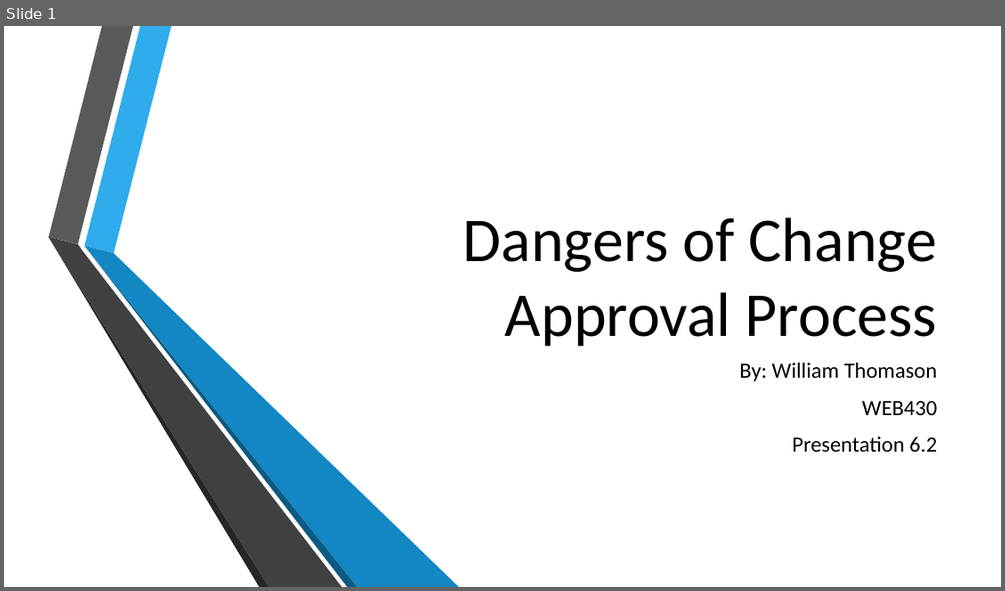
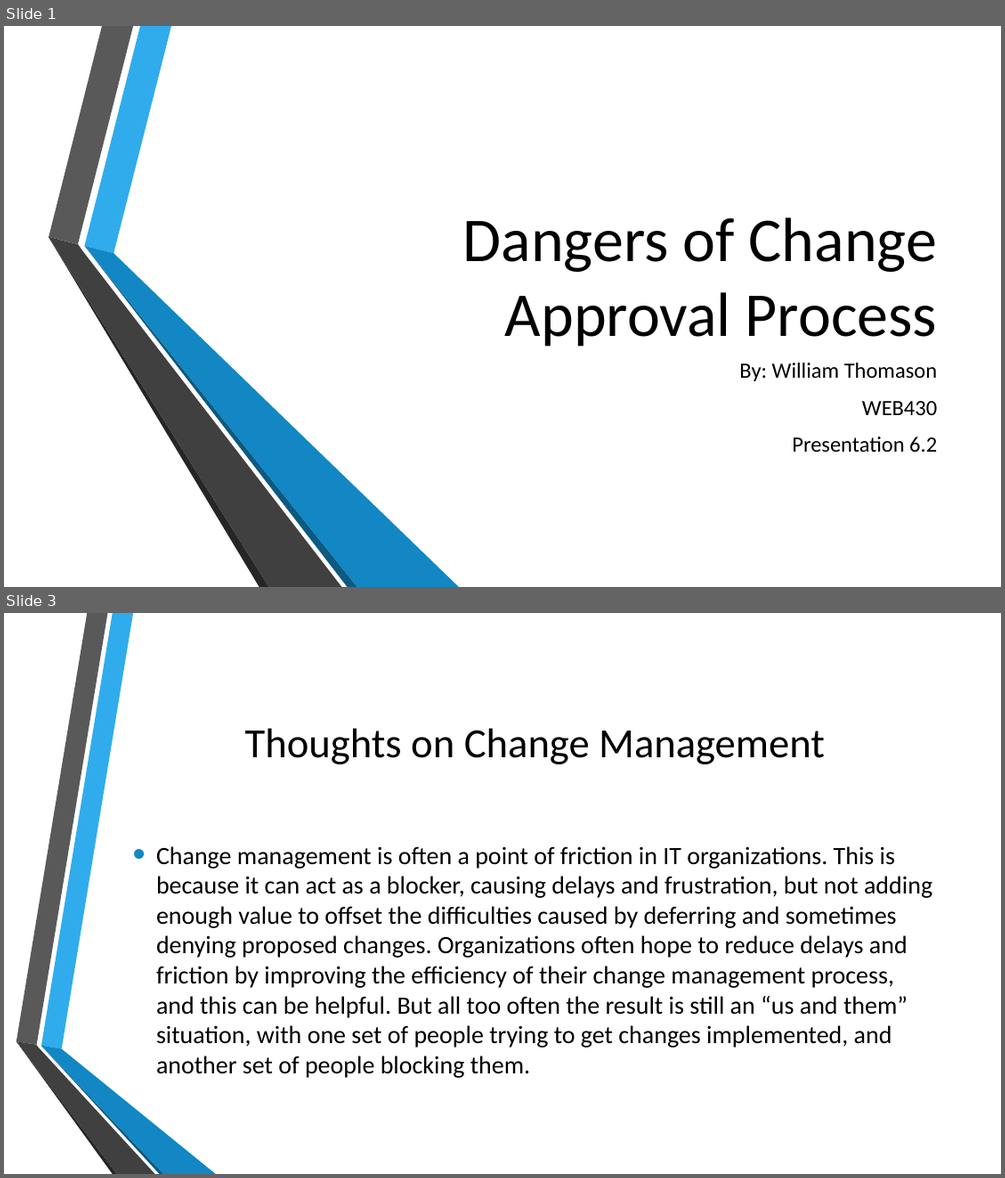
Before and after one commit to wthomason/web-430, a slide deck: week-6/thomason-presentation-6.2/thomason-presentation-6.2.pptx. Shown one above the other, each under a label of ours: slide 1 before the commit, slides 1 and 3 after it; the slides between them are not shown. The pictures are 1005x591 and 1005x1178 pixels, drawn with LibreOffice and Linux fonts; fonts in the diff are those of the drawing; background and template pictures are left out. Boxes give left, top, right and bottom in pixels: in the first picture for what was removed or moved away, otherwise in the second. Text is boxed around its words. In the diff, an @@ line names an element or a change of style, - is before the commit and + after.

```diff
--- a/week-6/thomason-presentation-6.2/thomason-presentation-6.2.pptx
+++ b/week-6/thomason-presentation-6.2/thomason-presentation-6.2.pptx
@@ slide 3 added at [4,613,1001,1174], background picture (left out) @@
@@ title added at [245,728,825,764], 40 pt, text #000000 @@
+Thoughts on Change Management
@@ text added at [156,846,932,1078], 24 pt, text #000000 @@
+• Change management is often a point of friction in IT organizations. This is because it can act as a blocker, causing delays and frustration, but not adding enough value to offset the difficulties caused by deferring and sometimes denying proposed changes. Organizations often hope to reduce delays and friction by improving the efficiency of their change management process, and this can be helpful. But all too often the result is still an “us and them” situation, with one set of people trying to get changes implemented, and another set of people blocking them.
@@ group added at [16,613,216,1174]: 6 freeform shapes @@
```
Also in this commit, not shown: 2 slides changed, 6 other slides added, 7 slides removed, 1 other file.
